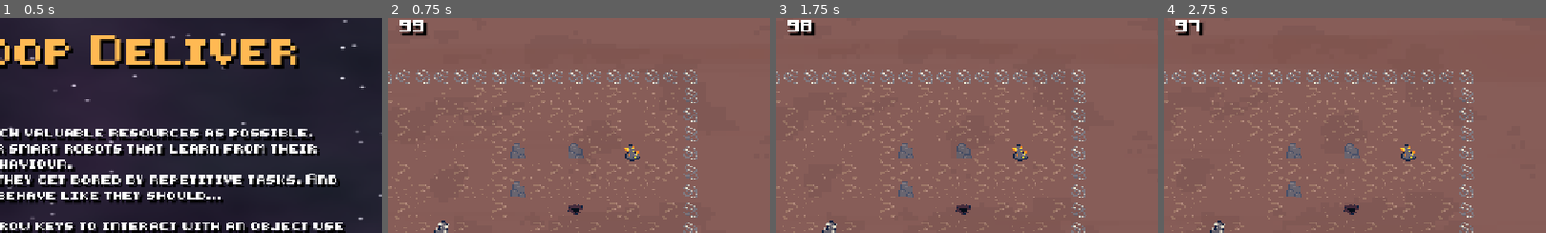
Above: before the commit, frames 1-4 (left to right).
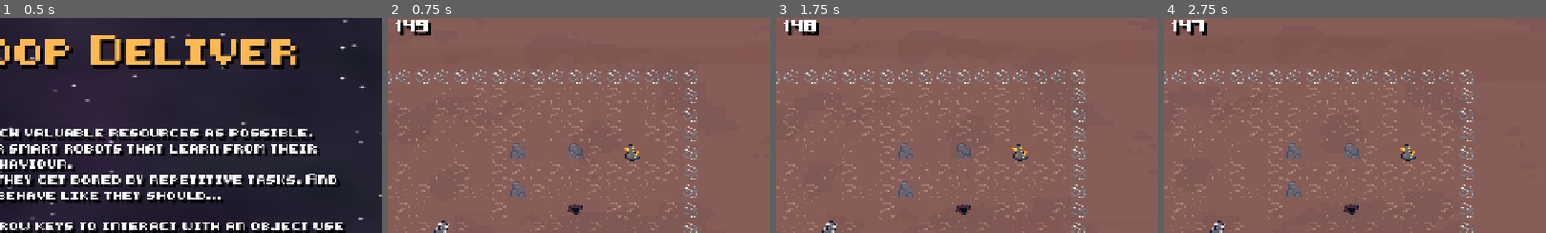
Above: after the commit, the same moments.

Repository: GameAISchool2026members/GloopGloopDelivery
Game: Godot game, scene res://menu/menu.tscn
The game is run twice, just before and just after one commit, with the same random seed, the same clock (stepped at 60 frames per second) and the same inputs.
Inputs (mouse positions are % of the whole screen's width and height, from its top left):
- Up to frame 1 (0.5 s): no input
- Up to frame 2 (0.75 s): click "> ENTER THE UNIVERSE <" at 0.5 s
- Up to frame 3 (1.75 s): move the mouse to (72, 45) at 1.27 s; hold D (right) from 1.28 s (still down); tap Space (interact) at 1.35 s; click (72, 45) at 1.42 s
- Up to frame 4 (2.75 s): move the mouse to (30, 55) at 2.02 s; release D (right) at 2.03 s; hold S (down) from 2.03 s (still down); tap Space (interact) at 2.1 s
The pictures show only the part of the screen within x 47-97%, y 0-50%; the shares and areas given below are measured in that part.

Frame 1 is identical in both runs. In frame 2, 0.4% of the frame differs, in the area x 2-12%, y 0-9%; in frame 3, 0.5%; in frame 4, 0.5%.

Commit message:
adapt game manager to make gamelength longer

Diff:
--- a/game/game.tscn
+++ b/game/game.tscn
@@ -93,7 +93,8 @@
 offset_right = 396.0
 offset_bottom = 59.0
 grow_horizontal = 2
-text = "100"
+text = "150
+"
 label_settings = SubResource("LabelSettings_vasa2")
 horizontal_alignment = 1
 
--- a/game/game_manager.gd
+++ b/game/game_manager.gd
@@ -2,7 +2,7 @@
 
 @onready var gui : GameGUI = $"../CanvasLayer/GUI"
 
-@export var game_length :float = 100
+@export var game_length :float = 150
 @export var score_table: Dictionary[Item, float]
 @export var human_player : Player
 @export var robot_player : Player
Not shown, changed: README.md
